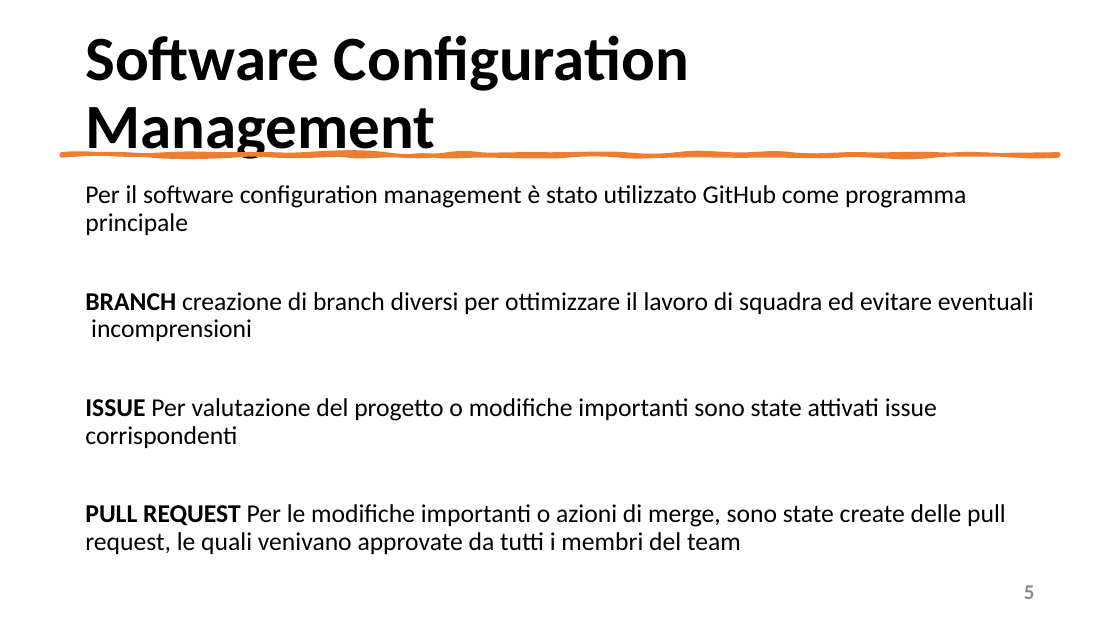
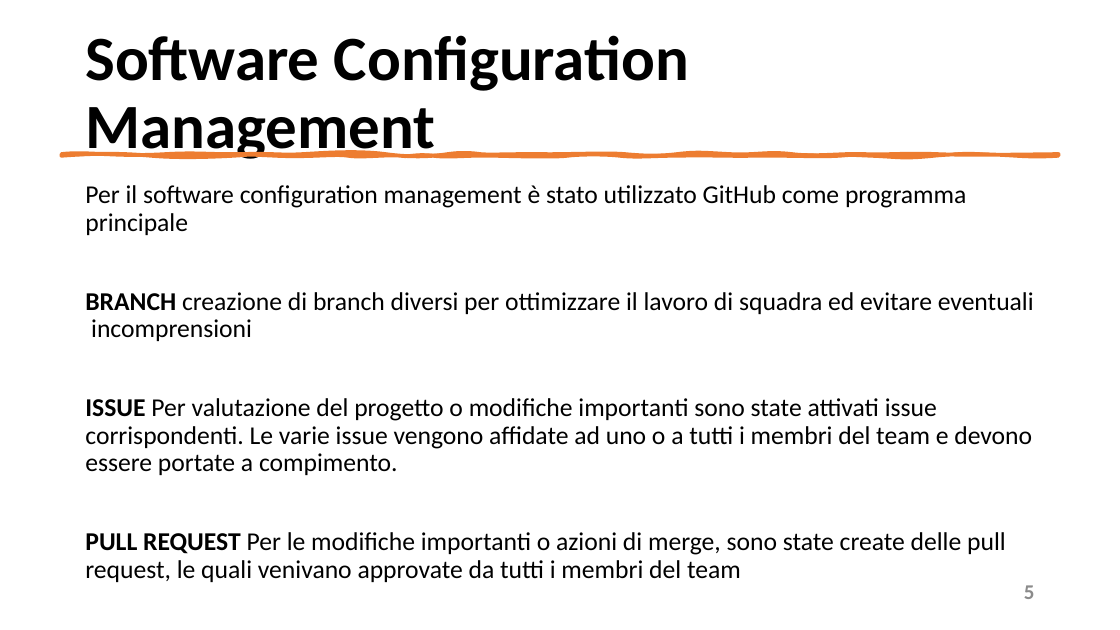
Before and after one commit to mangilimatteo/Progetto_Ingegneria_Software_Cattaneo_Mangili_Saini, a slide deck: slide 5 of Presentazione_Progetto.pptx. Drawn at 1120x630 pixels with LibreOffice and Linux fonts; fonts in the diff are those of the drawing. Boxes give left, top, right and bottom in pixels: in the first picture for what was removed or moved away, otherwise in the second. Text is boxed around its words. In the diff, an @@ line names an element or a change of style, - is before the commit and + after.

```diff
--- a/Presentazione_Progetto.pptx
+++ b/Presentazione_Progetto.pptx
@@ text at [85,398,1032,475]: text changed @@
-ISSUE Per valutazione del progetto o modifiche importanti sono state attivati issue corrispondenti
+ISSUE Per valutazione del progetto o modifiche importanti sono state attivati issue corrispondenti. Le varie issue vengono affidate ad uno o a tutti i membri del team e devono essere portate a compimento.
```
Also in this commit, not shown: 6 other slides changed, 1 slide added.
